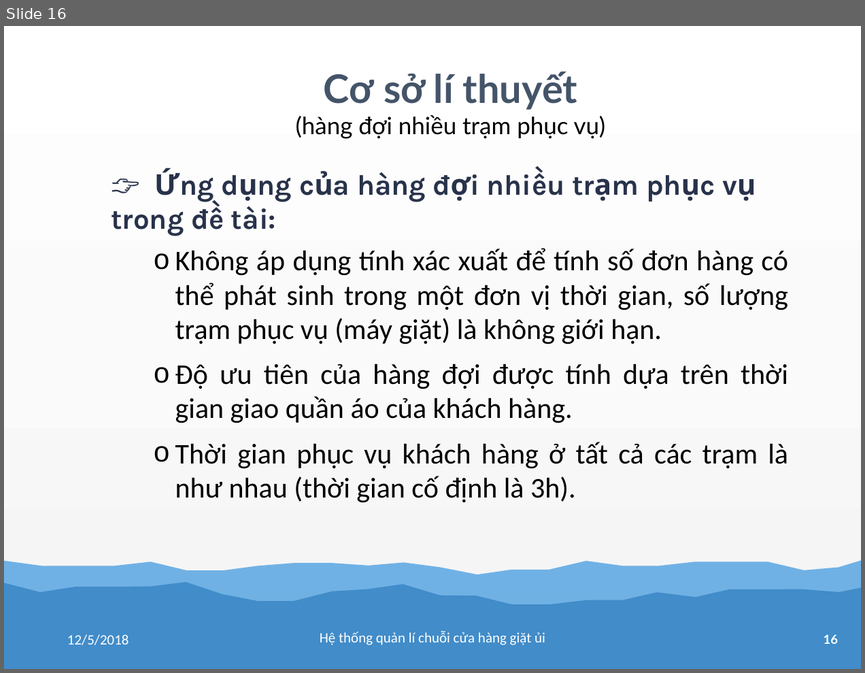
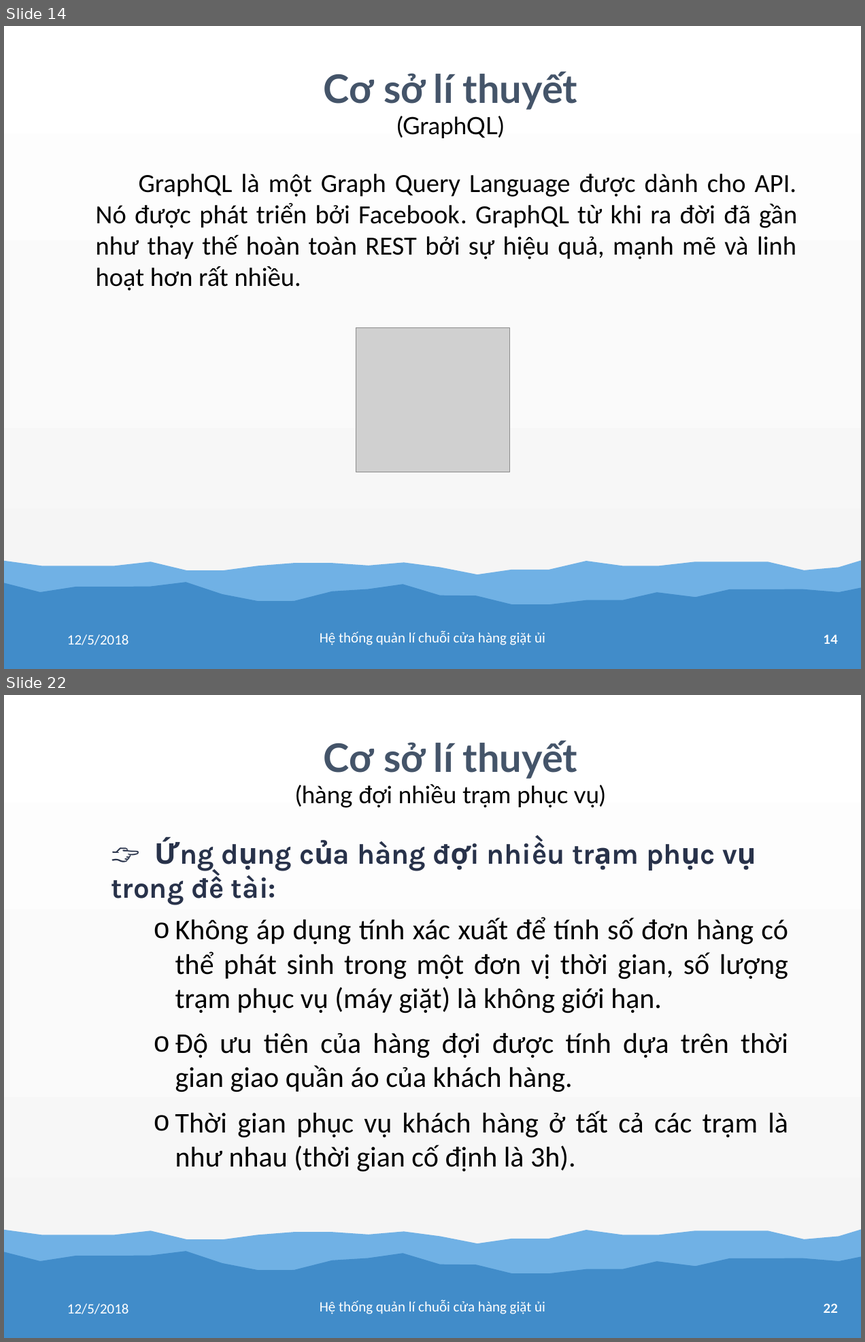
Before and after one commit to tranhoanghuan/Lu-n-v-n, a slide deck: baoCao/bao_cao.pptx. Shown one above the other, each under a label of ours: slide 16 before the commit, slides 14 and 22 after it; the slides between them are not shown. The pictures are 865x673 and 865x1342 pixels, drawn with LibreOffice and Linux fonts; fonts in the diff are those of the drawing; grey boxes stand for pictures. Boxes give left, top, right and bottom in pixels: in the first picture for what was removed or moved away, otherwise in the second. Text is boxed around its words. In the diff, an @@ line names an element or a change of style, - is before the commit and + after.

```diff
--- a/baoCao/bao_cao.pptx
+++ b/baoCao/bao_cao.pptx
@@ slide 14 added at [4,26,861,669], background gradient #FFFFFF to #FBFBFB to #F2F2F2; not listed: 3 template elements that a slide beside it also shows @@
@@ text added at [324,72,577,138], 66 pt, text #445469, bold @@
+Cơ sở lí thuyết
+(GraphQL)
@@ text added at [96,174,797,291], 44 pt, text #000000 @@
+GraphQL là một Graph Query Language được dành cho API. Nó được phát triển bởi Facebook. GraphQL từ khi ra đời đã gần như thay thế hoàn toàn REST bởi sự hiệu quả, mạnh mẽ và linh hoạt hơn rất nhiều.
@@ picture added at [356,328,509,471] @@
@@ text added at [67,634,129,645], 24 pt, text #FFFFFF @@
+12/5/2018
@@ text added at [320,631,545,645], 24 pt, text #FFFFFF @@
+Hệ thống quản lí chuỗi cửa hàng giặt ủi
@@ what was slide 16 is now slide 22 @@
@@ page number at [823,1303,838,1312]: text changed @@
-16
+22
```
Also in this commit, not shown: 2 slides changed, 6 other slides added.
